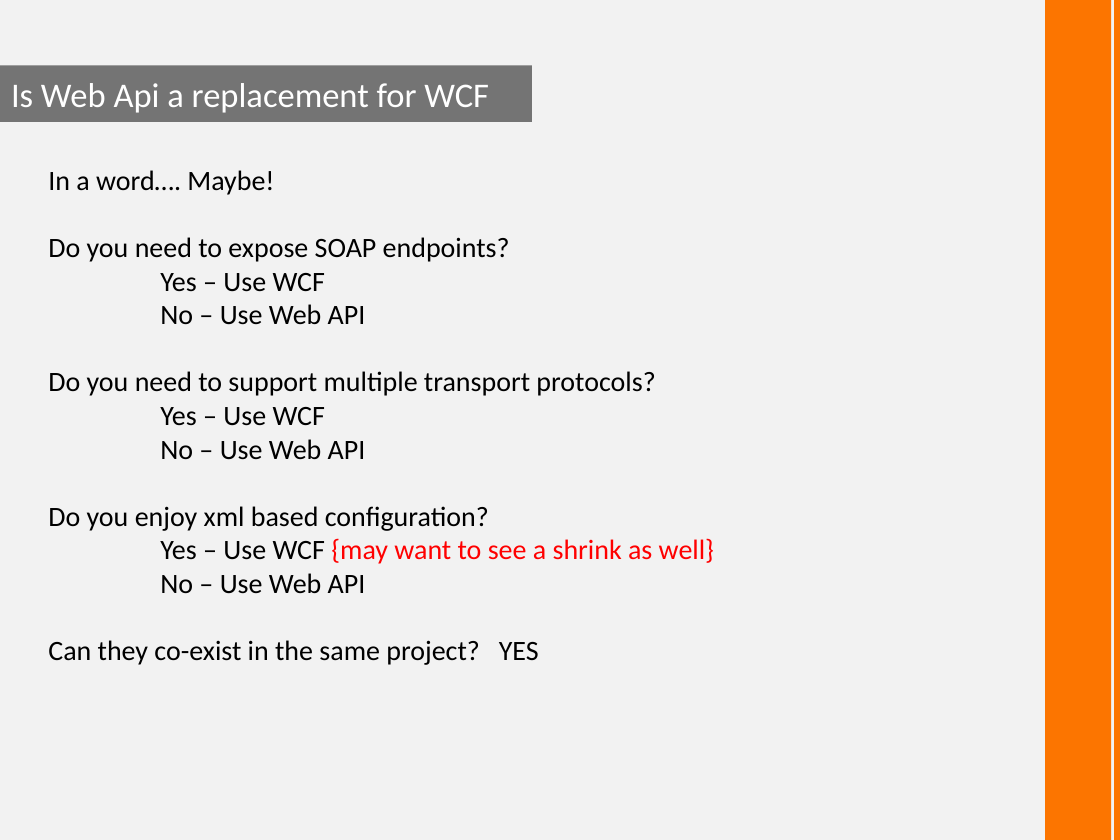
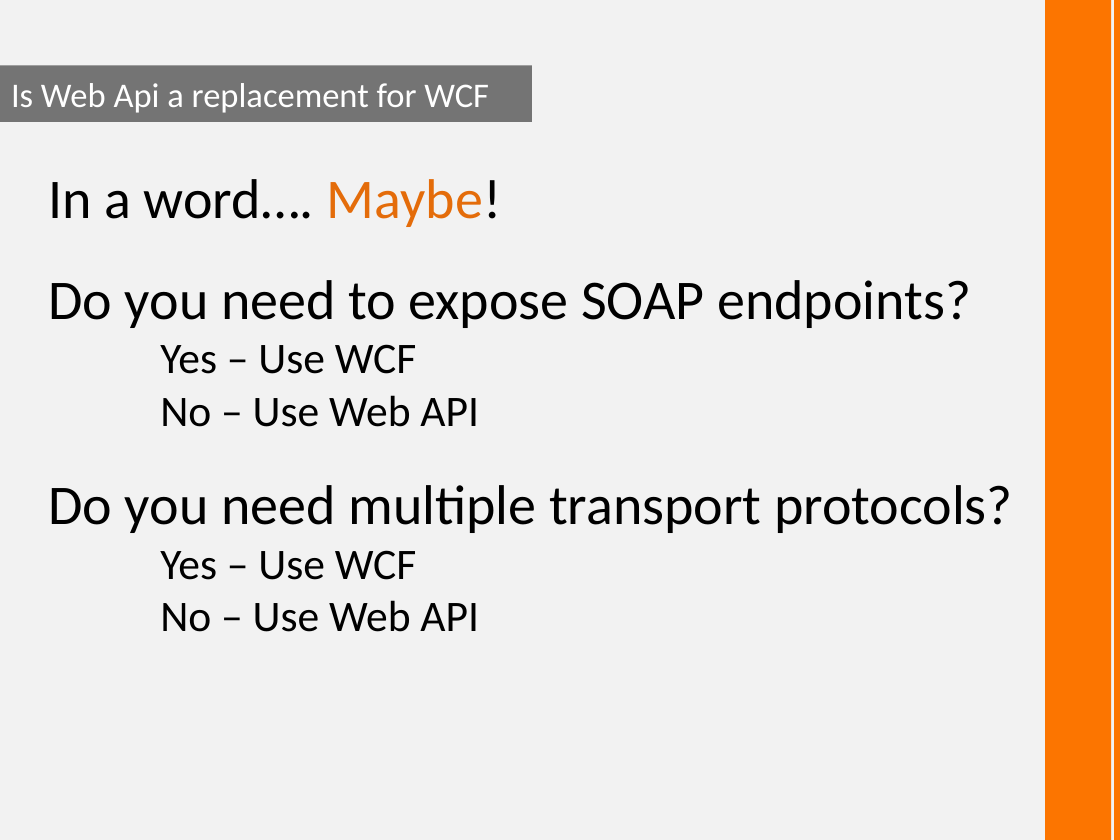
Before and after one commit to derikwhittaker/Demo.WebApi, a slide deck: slide 5 of Demo.WebApi.pptx. Drawn at 1120x840 pixels with LibreOffice and Linux fonts; fonts in the diff are those of the drawing. Boxes give left, top, right and bottom in pixels: in the first picture for what was removed or moved away, otherwise in the second. Text is boxed around its words. In the diff, an @@ line names an element or a change of style, - is before the commit and + after.

Commit message:
updated the ppt

```diff
--- a/Demo.WebApi.pptx
+++ b/Demo.WebApi.pptx
@@ text at (x1=48, y1=179, x2=971, y2=632): size 18 to 36 pt in "In a word…. Maybe!", "Do you need to expose SOAP endpoints?"; text colour #000000 to #E46C0A in "Maybe!"; size 18 to 28 pt in "Yes – Use WCF", "No – Use Web API", "Yes – Use WCF", "No – Use Web API" @@
@@ text at (x1=48, y1=485, x2=1013, y2=533): text changed; size 18 to 36 pt @@
-Do you need to support multiple transport protocols?
+Do you need multiple transport protocols?
@@ text at (x1=48, y1=506, x2=714, y2=665): paragraphs removed @@
-Do you enjoy xml based configuration?
-Yes – Use WCF {may want to see a shrink as well}
-No – Use Web API
-Can they co-exist in the same project? YES
```
Also in this commit, not shown: 9 other slides changed, 3 slides added.
